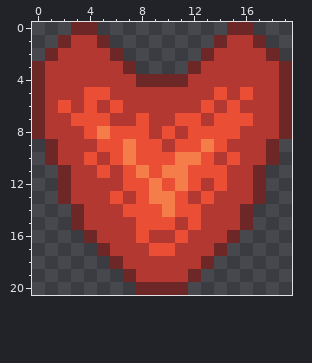
Pixel-art sprite, stored at sprites/ui/heart_half.png. That is the earlier state.
The file is 20x21 pixels.
Once edited:
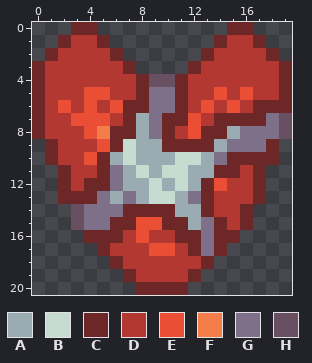
Palette (. is transparent): A #9babb2  B #c7dcd0  C #6e2727  D #b33831  E #ea4f36  F #f57d4a  G #7f708a  H #694f62
The author wrote: Replace half heart sprite for clarity
Changes in this commit:
y 4: x 9..10 CC -> HH
y 5: x 8..11 DDDD -> CGGC
y 6: x 7..11 DDDDD -> CCGGC; x 17..18 DD -> CC
y 7: x 7..11 DEDDE -> CAGCC; x 14..19 EEEDDC -> CCCCGH
y 8: x 6..10 EEEDE -> CCAGC; x 13..19 EEEDDDC -> CCAGGGH
y 9: x 6..17 EFEEDEEFEDDD -> CBAACCCCAGGG
y 10: x 5..17 DEFEEEFFEDEDD -> CABAAABBAGCCC
y 11: x 5..15 EDEFEFFEEED -> CGABABBAACC
y 12: x 4..13 DDDEEFEFED -> CCGAABABAC
y 13: x 3..13 DDDEDEFFEDE -> CCGAGABBAGC
y 14: x 3..13 CDDDEEEFEED -> HGGGCCCCAAC
y 15: x 3..7 CDDDD -> HGGCC; x 10..14 EDEDD -> CCAGC
y 16: x 5..6 DD -> CC; x 11..14 EDDD -> CCGC
y 17: x 12..13 DD -> CG
Changed places in both pictures, as pixel boxes (x1, y1, x2, y2):
changed: (71, 74, 292, 256)
